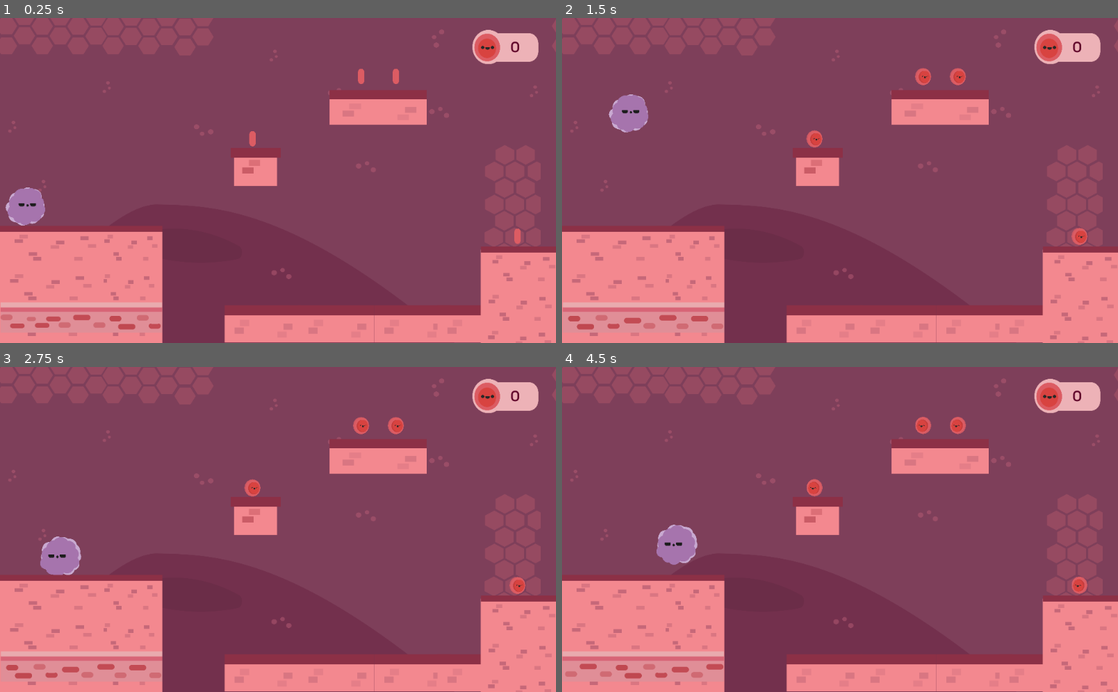
Above: before the commit, frames 1-4 (two rows, left to right).
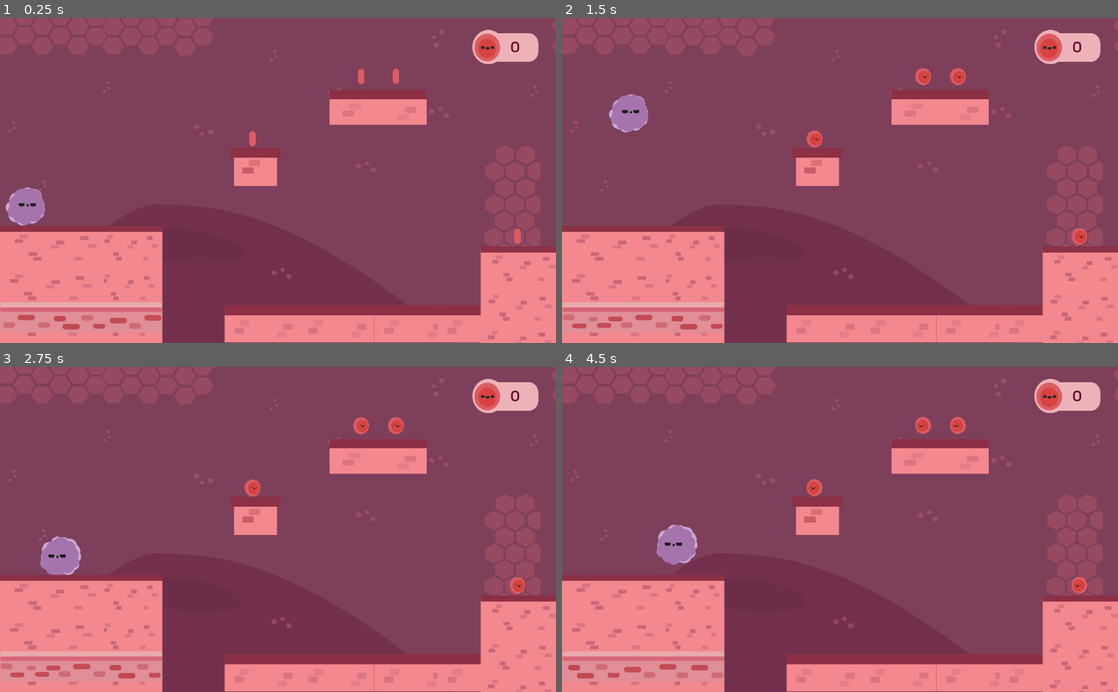
Above: after the commit, the same moments.

Repository: Space-Travelers/Game
Game: Godot game, scene res://src/scenes/immune_system/base_game/stage_1.tscn
Two runs of this game, one before a commit and one after it. Both use one fixed random seed, a clock stepped at 60 frames per second and the inputs below. This scene is started directly instead of the project's main scene.
Inputs (mouse positions are in pixels of both pictures, inside the frame that each line leads up to):
- Up to frame 1 (0.25 s): no input
- Up to frame 2 (1.5 s): move the mouse to (962, 164) at 0.52 s; hold Right (ui_right) from 0.53 s (still down); click (962, 164) at 0.6 s; tap Up (ui_up) at 0.77 s; move the mouse to (728, 196) at 1.27 s; click (728, 196) at 1.35 s
- Up to frame 3 (2.75 s): tap Up (ui_up) at 1.52 s; move the mouse to (333, 458) at 2.02 s; release Right (ui_right) at 2.03 s; hold Left (ui_left) from 2.03 s (still down); click (333, 458) at 2.1 s
- Up to frame 4 (4.5 s): move the mouse to (812, 594) at 2.77 s; release Left (ui_left) at 2.78 s; hold Right (ui_right) 2.78-4.28 s; click (812, 594) at 2.85 s; tap Up (ui_up) at 3.02, 3.77 s; move the mouse to (1006, 578) at 3.52 s; click (1006, 578) at 3.6 s; move the mouse to (673, 480) at 4.27 s; hold Left (ui_left) from 4.28 s (still down); click (673, 480) at 4.35 s

The runs differ from the first frame. In frame 1, 0.6% of the frame differs, in the area x 0-29%, y 91-96%; in frame 2, 0.6%; in frame 3, 0.6%; in frame 4, 0.8%.

Commit message:
checkpoint fix

Diff:
--- a/Global.gd
+++ b/Global.gd
@@ -8,7 +8,3 @@
 
 var playerx=49
 var playery=353
-
-func set_data(plx,ply,st):
-	playerx=plx
-	playery=ply
--- a/project.godot
+++ b/project.godot
@@ -34,7 +34,6 @@
 [autoload]
 
 Global="*res://Global.gd"
-Globals="*res://Globals.gd"
 
 [display]
 
--- a/src/scenes/immune_system/base_game/Game.gd
+++ b/src/scenes/immune_system/base_game/Game.gd
@@ -1,8 +1,7 @@
 extends Node2D
 var coins = 0
 func _ready():
-	Global.stage=2
-	print("I'M READY")
+	pass
 
 
 func _on_bloodcell_coin_collected():
--- a/src/scenes/immune_system/base_game/Lymphocyte.tscn
+++ b/src/scenes/immune_system/base_game/Lymphocyte.tscn
@@ -72,6 +72,3 @@
 smoothing_enabled = true
 smoothing_speed = 10.0
 editor_draw_limits = true
-
-[connection signal="body_entered" from="Area2D" to="." method="_on_Area2D_body_entered"]
-[connection signal="body_exited" from="Area2D" to="." method="_on_Area2D_body_exited"]
--- a/src/scenes/immune_system/base_game/Virus.gd
+++ b/src/scenes/immune_system/base_game/Virus.gd
@@ -9,6 +9,7 @@
 # Called when the node enters the scene tree for the first time.
 func _ready():
 	enemies = get_tree().get_nodes_in_group("enemy")
+	print("Current stage: %0d" % current_stage)
 	for i in range(enemies.size()):
 		if(i==current_stage):
 			enemies[i].show()
--- a/src/scenes/immune_system/base_game/lymphocyte.gd
+++ b/src/scenes/immune_system/base_game/lymphocyte.gd
@@ -10,7 +10,7 @@
 var jump_count = 0
 export var extra_jump = 1
 
-onready var player = $Lymphocyte
+
 onready var animation = $AnimatedSprite;
 
 func _ready():
--- a/src/scenes/immune_system/base_game/stage_1.tscn
+++ b/src/scenes/immune_system/base_game/stage_1.tscn
@@ -96,7 +96,6 @@
 [node name="Virus" parent="game_items" instance=ExtResource( 15 )]
 position = Vector2( 2461, 398 )
 scale = Vector2( 0.395149, 0.388287 )
-current_stage = 1
 
 [node name="Tall-wall4" type="Sprite" parent="game_items"]
 position = Vector2( 1878, 470 )
@@ -275,6 +274,7 @@
 position = Vector2( 149.5, 552.932 )
 scale = Vector2( 0.442693, 0.416349 )
 frames = SubResource( 1 )
+frame = 2
 speed_scale = 1.5
 playing = true
 
@@ -373,7 +373,6 @@
 [connection signal="coin_collected" from="game_items/blood-cell" to="." method="_on_bloodcell_coin_collected"]
 [connection signal="coin_collected" from="game_items/blood-cell" to="CanvasLayer/Label" method="_on_bloodcell_coin_collected"]
 [connection signal="coin_collected" from="game_items/blood-cell4" to="." method="_on_bloodcell_coin_collected"]
-[connection signal="coin_collected" from="game_items/blood-cell4" to="." method="_on_Node2D_coin_collected"]
 [connection signal="coin_collected" from="game_items/blood-cell2" to="." method="_on_bloodcell_coin_collected"]
 [connection signal="coin_collected" from="game_items/blood-cell3" to="." method="_on_bloodcell_coin_collected"]
 [connection signal="button_up" from="Button" to="Button" method="_on_Button_button_up"]
--- a/src/scenes/immune_system/base_game/stage_2.tscn
+++ b/src/scenes/immune_system/base_game/stage_2.tscn
@@ -95,7 +95,7 @@
 [node name="Virus" parent="game_items" instance=ExtResource( 15 )]
 position = Vector2( 2465, 416 )
 scale = Vector2( 0.387639, 0.340305 )
-current_stage = 2
+current_stage = 1
 
 [node name="Tall-wall4" type="Sprite" parent="game_items"]
 position = Vector2( 1878, 470 )
@@ -327,7 +327,7 @@
 rect_scale = Vector2( 0.503514, 0.472945 )
 texture_normal = ExtResource( 13 )
 script = ExtResource( 3 )
-nextScene = "res://src/scenes/immune_system/minigames/quiz_game/level_game.tscn"
+nextScene = "res://src/scenes/immune_system/minigames/quiz-game/level_game.tscn"
 
 [node name="blood-flow" type="Node2D" parent="."]
 
@@ -335,7 +335,6 @@
 position = Vector2( 1288, 563 )
 scale = Vector2( 0.442693, 0.416349 )
 frames = SubResource( 1 )
-frame = 2
 speed_scale = 1.5
 playing = true
 
--- a/src/scenes/immune_system/minigames/definitions/Main.gd
+++ b/src/scenes/immune_system/minigames/definitions/Main.gd
@@ -81,13 +81,14 @@
 	if(nodes_availables == 0):
 		if(validateAnswers()):
 			print('Ganaste')
+			Global.lost_challenge = false
 			get_tree().change_scene("res://src/scenes/immune_system/base_game/stage_2.tscn")
 		else:
 			if (Global.coins - 2 > -1):
 				Global.coins = Global.coins - (Global.coins/2) + 1
 			print('Perdiste')
 			Global.lost_challenge = true
-			get_tree().change_scene("res://src/scenes/immune_system/base_game/stage_2.tscn")
+			get_tree().change_scene("res://src/scenes/immune_system/base_game/stage_1.tscn")
 
 			print(Global.coins)
 	else:
